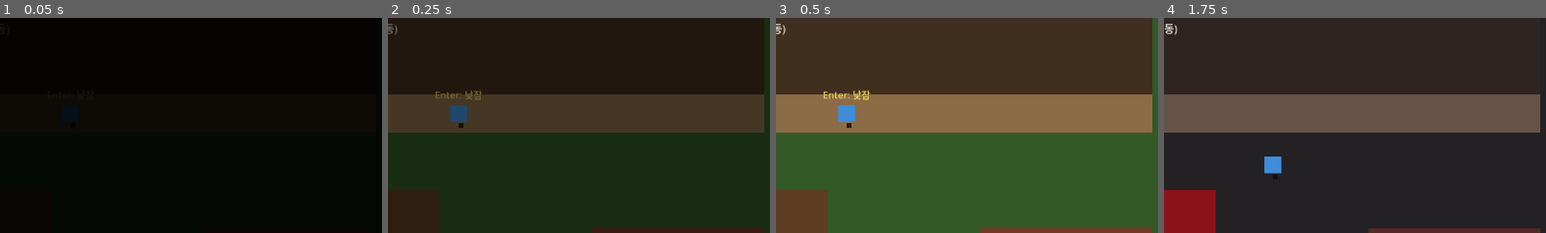
Above: before the commit, frames 1-4 (left to right).
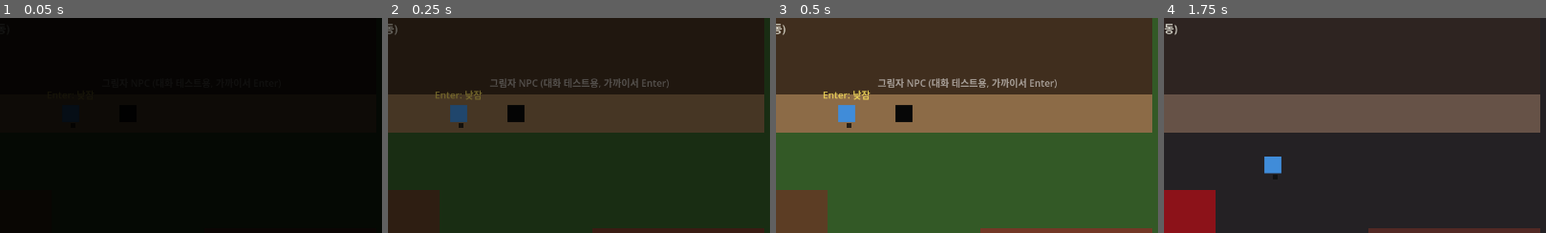
Above: after the commit, the same moments.

Repository: YGseok/ProjectS
Game: Godot game, scene res://scenes/chapter1_real.tscn
Two runs of this game, one before a commit and one after it. Both use one fixed random seed, a clock stepped at 60 frames per second and the inputs below.
Inputs:
- Up to frame 1 (0.05 s): no input
- Up to frame 2 (0.25 s): no input
- Up to frame 3 (0.5 s): no input
- Up to frame 4 (1.75 s): tap Enter (ui_accept) at 0.5, 1.35, 1.52 s; hold Right (ui_right) 0.53-1.28 s; hold Enter (ui_accept) 0.53-1.28 s; hold Down (ui_down) from 1.28 s (still down)
The pictures show only the part of the screen within x 38-88%, y 0-50%; the shares and areas given below are measured in that part.

The runs differ from the first frame. In frame 2, 1.1% of the frame differs, in the area x 26-74%, y 28-49%; in frame 3, 1.3%; in frame 4, nothing differs.

Commit message:
Add chapter 1 dialogue/NPC system, revise story synopsis, sync Claude memory
- New DialogueSystem/ShadowNPC scenes and scripts wired into player.gd
- Tile flip fix in pipeline_test_room.gd
- docs/DESIGN.md: story revision per docs/scenario/2026-09-04.md (stepmother/
  lake death replaces ricin-poisoning setup; red-pencil taboo added)
- docs/scenario/: new external synopsis inbox (README + 2026-09-04 notes),
  CLAUDE.md updated with its workflow
- Setting/: refreshed Claude memory snapshot (incl. new thread-scope note),
  global settings

Co-Authored-By: Claude Sonnet 5 <noreply@anthropic.com>

Diff:
--- a/project.godot
+++ b/project.godot
@@ -11,6 +11,10 @@
 run/main_scene="res://scenes/chapter1_real.tscn"
 config/features=PackedStringArray("4.3", "Forward Plus")
 
+[autoload]
+
+DialogueSystem="*res://scenes/common/DialogueSystem.tscn"
+
 [display]
 
 window/size/viewport_width=1280
--- a/scenes/chapter1_real.tscn
+++ b/scenes/chapter1_real.tscn
@@ -3,6 +3,7 @@
 [ext_resource type="Script" path="res://scripts/player.gd" id="1_player"]
 [ext_resource type="PackedScene" path="res://scenes/common/FadeOverlay.tscn" id="2_fade"]
 [ext_resource type="PackedScene" path="res://scenes/common/InteractTrigger.tscn" id="3_trigger"]
+[ext_resource type="PackedScene" path="res://scenes/common/ShadowNPC.tscn" id="4_shadow_npc"]
 
 [sub_resource type="LabelSettings" id="LabelSettings_title"]
 font_size = 18
@@ -113,6 +114,17 @@
 position = Vector2(0, 16)
 color = Color(0.05, 0.05, 0.05, 0.8)
 
+[node name="ShadowNPC" parent="." instance=ExtResource("4_shadow_npc")]
+position = Vector2(704, 160)
+
+[node name="ShadowNPCLabel" type="Label" parent="."]
+offset_left = 660.0
+offset_top = 96.0
+offset_right = 900.0
+offset_bottom = 120.0
+text = "그림자 NPC (대화 테스트용, 가까이서 Enter)"
+label_settings = SubResource("LabelSettings_zone")
+
 [node name="NapTrigger" parent="." instance=ExtResource("3_trigger")]
 position = Vector2(608, 160)
 target_scene = "res://scenes/chapter1_dream.tscn"
--- /dev/null
+++ b/scenes/common/DialogueSystem.tscn
@@ -0,0 +1,39 @@
+[gd_scene load_steps=4 format=3 uid="uid://dialogue_system_scene"]
+
+[ext_resource type="Script" path="res://scripts/dialogue_system.gd" id="1_script"]
+
+[sub_resource type="StyleBoxFlat" id="StyleBoxFlat_box"]
+bg_color = Color(0.05, 0.05, 0.07, 0.88)
+border_width_left = 2
+border_width_top = 2
+border_width_right = 2
+border_width_bottom = 2
+border_color = Color(0.8, 0.8, 0.75, 0.6)
+corner_radius_top_left = 4
+corner_radius_top_right = 4
+corner_radius_bottom_right = 4
+corner_radius_bottom_left = 4
+
+[sub_resource type="LabelSettings" id="LabelSettings_dialogue"]
+font_size = 22
+font_color = Color(0.95, 0.95, 0.92, 1)
+
+[node name="DialogueSystem" type="CanvasLayer" groups=["dialogue_system"]]
+layer = 50
+script = ExtResource("1_script")
+
+[node name="Panel" type="Panel" parent="."]
+offset_left = 40.0
+offset_top = 560.0
+offset_right = 1240.0
+offset_bottom = 700.0
+theme_override_styles/panel = SubResource("StyleBoxFlat_box")
+
+[node name="Label" type="Label" parent="Panel"]
+offset_left = 24.0
+offset_top = 16.0
+offset_right = 1176.0
+offset_bottom = 124.0
+autowrap_mode = 3
+label_settings = SubResource("LabelSettings_dialogue")
+text = ""
--- /dev/null
+++ b/scenes/common/ShadowNPC.tscn
@@ -0,0 +1,14 @@
+[gd_scene load_steps=2 format=3 uid="uid://shadow_npc_scene"]
+
+[ext_resource type="Script" path="res://scripts/npc.gd" id="1_script"]
+
+[node name="ShadowNPC" type="Node2D"]
+script = ExtResource("1_script")
+dialogue_lines = Array[String](["[...]"])
+
+[node name="Sprite" type="ColorRect" parent="."]
+offset_left = -14.0
+offset_top = -14.0
+offset_right = 14.0
+offset_bottom = 14.0
+color = Color(0.03, 0.03, 0.03, 1)
--- /dev/null
+++ b/scripts/dialogue_system.gd
@@ -0,0 +1,51 @@
+extends CanvasLayer
+## 전역 대화 시스템 (오토로드, project.godot에 등록). 쯔꾸르 스타일 —
+## 화면 하단에 대화창을 띄우고 스페이스바/Enter(ui_accept)로 한 줄씩
+## 진행하다가 더 이어질 대화가 없으면 종료한다.
+
+signal dialogue_started
+signal dialogue_ended
+
+@onready var _panel: Panel = $Panel
+@onready var _label: Label = $Panel/Label
+
+var _lines: Array[String] = []
+var _index := 0
+var _active := false
+
+func _ready() -> void:
+	_panel.visible = false
+
+func is_active() -> bool:
+	return _active
+
+func start_dialogue(lines: Array[String]) -> void:
+	if _active or lines.is_empty():
+		return
+	_lines = lines
+	_index = 0
+	_active = true
+	_panel.visible = true
+	_label.text = _lines[_index]
+	dialogue_started.emit()
+
+func _unhandled_input(event: InputEvent) -> void:
+	if not _active:
+		return
+	if event.is_action_pressed("ui_accept"):
+		get_viewport().set_input_as_handled()
+		_advance()
+
+func _advance() -> void:
+	_index += 1
+	if _index >= _lines.size():
+		_end_dialogue()
+		return
+	_label.text = _lines[_index]
+
+func _end_dialogue() -> void:
+	_active = false
+	_panel.visible = false
+	_lines = []
+	_index = 0
+	dialogue_ended.emit()
--- /dev/null
+++ b/scripts/npc.gd
@@ -0,0 +1,28 @@
+extends Node2D
+## 상호작용 가능한 NPC — 플레이어가 인접 타일에서 이 NPC 쪽을 바라보고
+## 상호작용키(Enter/Space, ui_accept)를 누르면 대화를 시작한다.
+## DESIGN.md 대화 시스템 사양: "NPC를 바라보고 스페이스바" 로 시작.
+
+const TILE_SIZE := 32.0
+const FACE_DOT_THRESHOLD := 0.9
+
+@export var dialogue_lines: Array[String] = ["..."]
+
+var _player: Node2D
+
+func _ready() -> void:
+	_player = get_tree().get_first_node_in_group("player")
+
+func _process(_delta: float) -> void:
+	if _player == null or DialogueSystem.is_active():
+		return
+	if not Input.is_action_just_pressed("ui_accept"):
+		return
+
+	var to_npc: Vector2 = global_position - _player.global_position
+	if to_npc.length() > TILE_SIZE * 1.5:
+		return
+	if to_npc.normalized().dot(_player.facing) < FACE_DOT_THRESHOLD:
+		return
+
+	DialogueSystem.start_dialogue(dialogue_lines)
--- a/scripts/player.gd
+++ b/scripts/player.gd
@@ -7,6 +7,8 @@
 const MOVE_SPEED := TILE_SIZE / TILE_MOVE_SECONDS
 
 @export var play_area: Rect2 = Rect2(0.0, 0.0, 1280.0, 720.0)
+
+var facing := Vector2.DOWN
 
 var _target_position: Vector2
 var _moving := false
@@ -21,6 +23,9 @@
 		if position.is_equal_approx(_target_position):
 			position = _target_position
 			_moving = false
+		return
+
+	if DialogueSystem.is_active():
 		return
 
 	var dir := Vector2.ZERO
@@ -40,6 +45,7 @@
 	if not play_area.has_point(next_position):
 		return
 
+	facing = dir
 	$FacingIndicator.position = dir * (TILE_SIZE * 0.5)
 	_target_position = next_position
 	_moving = true
--- a/scripts/test/pipeline_test_room.gd
+++ b/scripts/test/pipeline_test_room.gd
@@ -13,12 +13,13 @@
 		set_cell(Vector2i(c, 0), 1, Vector2i(0, 0))
 	set_cell(Vector2i(COLS - 1, 0), 3, Vector2i(0, 0))
 
-	# 중간 (좌우 벽 + 바닥)
+	# 중간 (좌우 벽 + 바닥) — 오른쪽 벽은 wall_vertical.png이 한쪽 면만
+	# 그려져 있어 좌우반전(FLIP_H)해서 사용한다.
 	for r in range(1, ROWS - 1):
 		set_cell(Vector2i(0, r), 5, Vector2i(0, 0))
 		for c in range(1, COLS - 1):
 			set_cell(Vector2i(c, r), 0, Vector2i(0, 0))
-		set_cell(Vector2i(COLS - 1, r), 5, Vector2i(0, 0))
+		set_cell(Vector2i(COLS - 1, r), 5, Vector2i(0, 0), TileSetAtlasSource.TRANSFORM_FLIP_H)
 
 	# 아래쪽 벽
 	for c in range(0, COLS):
Not shown, added: qa/output/pipeline_test.png.import
Not shown, added: scripts/dialogue_system.gd.uid
Not shown, added: scripts/npc.gd.uid
Not shown, changed: CLAUDE.md
Not shown, changed: Setting/memory/MEMORY.md
Not shown, changed: Setting/memory/feedback_projectd_loop_cycle_cleanup.md
Not shown, added: Setting/memory/feedback_thread_scope_pc_sync.md
Not shown, changed: docs/DESIGN.md
Not shown, added: docs/scenario/2026-09-04.md
Not shown, added: docs/scenario/README.md
